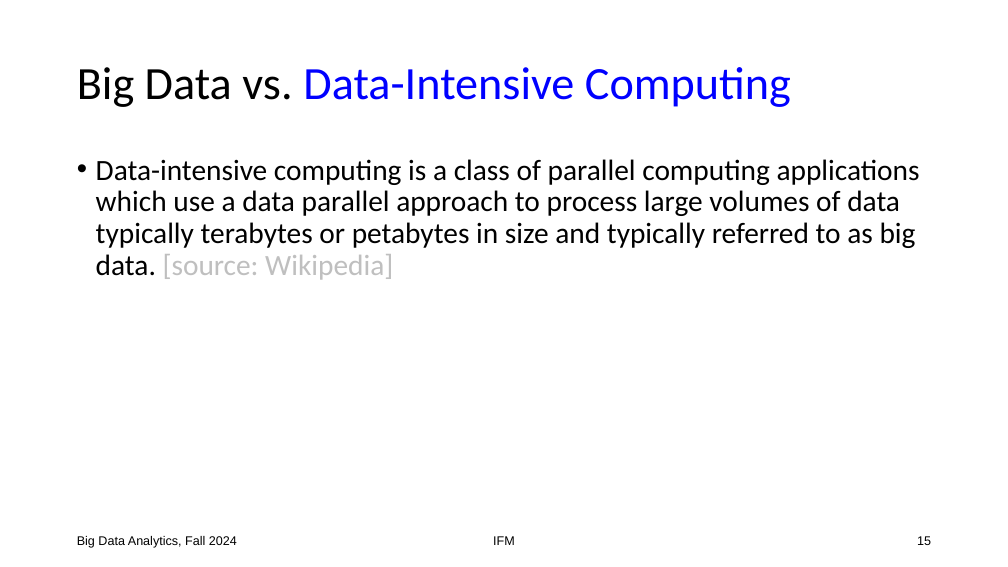
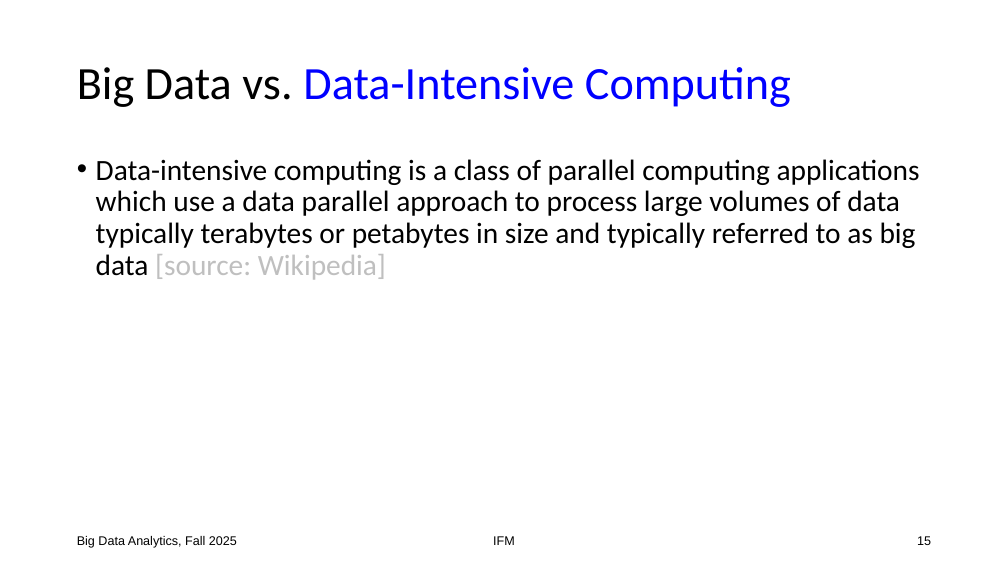
Before and after one commit to chriswjh/chriswjh.github.io, a slide deck: slide 15 of BDA_IFM/01-Introduction.pptx. Drawn at 1008x567 pixels with LibreOffice and Linux fonts; fonts in the diff are those of the drawing. Boxes give left, top, right and bottom in pixels: in the first picture for what was removed or moved away, otherwise in the second. Text is boxed around its words. In the diff, an @@ line names an element or a change of style, - is before the commit and + after.

```diff
--- a/BDA_IFM/01-Introduction.pptx
+++ b/BDA_IFM/01-Introduction.pptx
@@ text at (x1=96, y1=159, x2=920, y2=280): text changed @@
-• Data-intensive computing is a class of parallel computing applications which use a data parallel approach to process large volumes of data typically terabytes or petabytes in size and typically referred to as big data. [source: Wikipedia]
+• Data-intensive computing is a class of parallel computing applications which use a data parallel approach to process large volumes of data typically terabytes or petabytes in size and typically referred to as big data [source: Wikipedia]
@@ text at (x1=77, y1=536, x2=237, y2=548): text changed @@
-Big Data Analytics, Fall 2024
+Big Data Analytics, Fall 2025
```
Also in this commit, not shown: 38 other slides changed, 6 other files.
